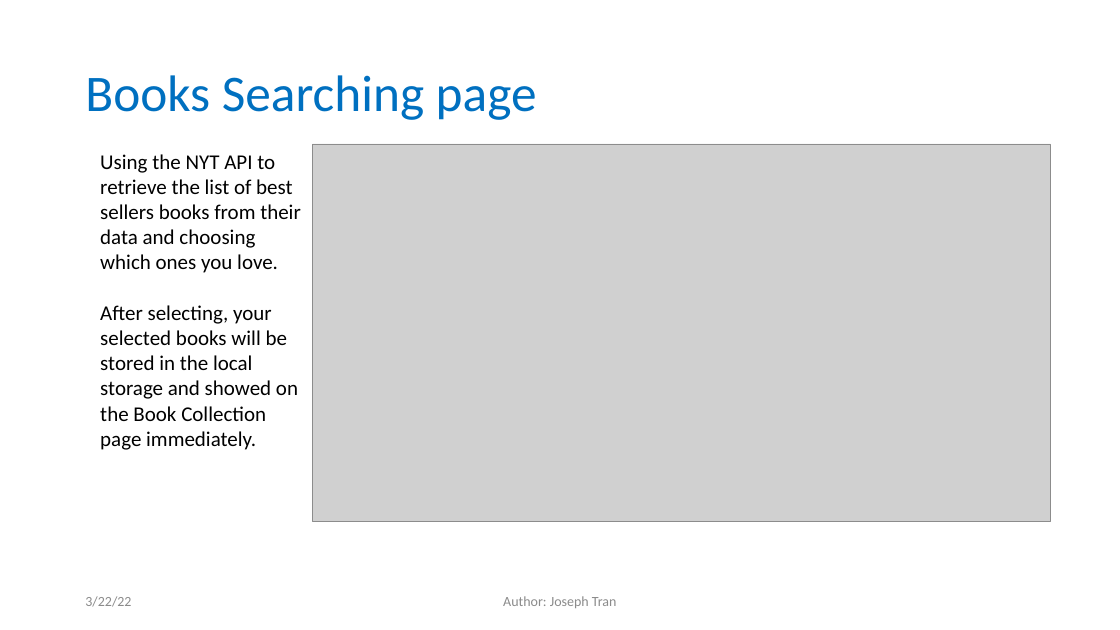
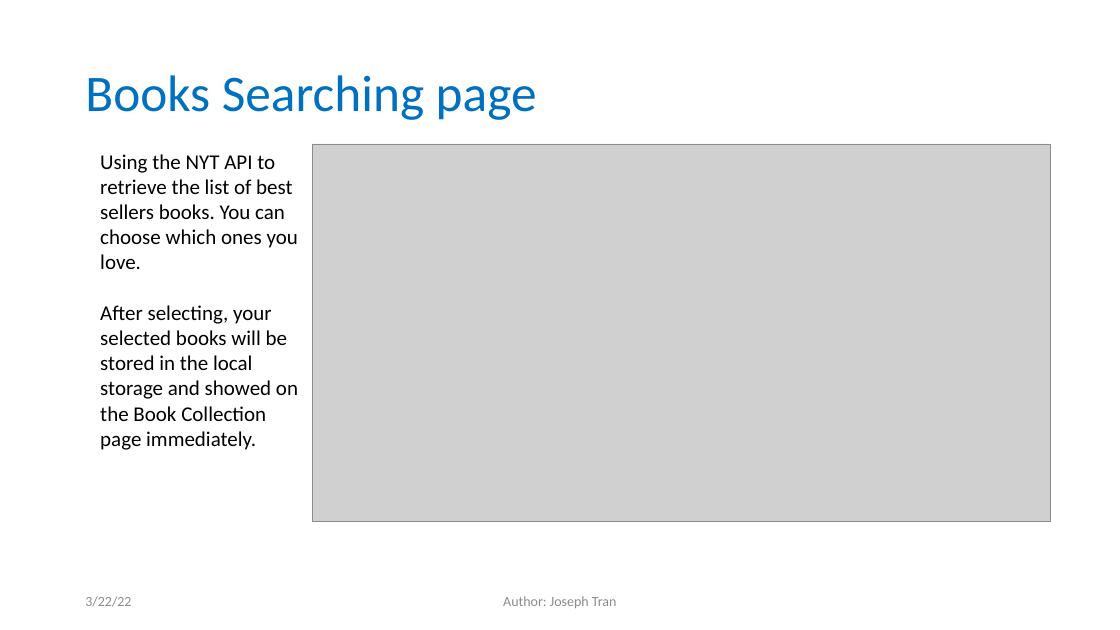
Before and after one commit to ductran67/jscript310B-final, a slide deck: slide 7 of MyCollection.pptx. Drawn at 1120x630 pixels with LibreOffice and Linux fonts; fonts in the diff are those of the drawing; grey boxes stand for pictures. Boxes give left, top, right and bottom in pixels: in the first picture for what was removed or moved away, otherwise in the second. Text is boxed around its words. In the diff, an @@ line names an element or a change of style, - is before the commit and + after.

```diff
--- a/MyCollection.pptx
+++ b/MyCollection.pptx
@@ text at bbox=[100, 154, 298, 269]: text changed @@
-Using the NYT API to retrieve the list of best sellers books from their data and choosing which ones you love.
+Using the NYT API to retrieve the list of best sellers books. You can choose which ones you love.
```
Also in this commit, not shown: 1 other slide changed, 1 slide added, 8 other files.
